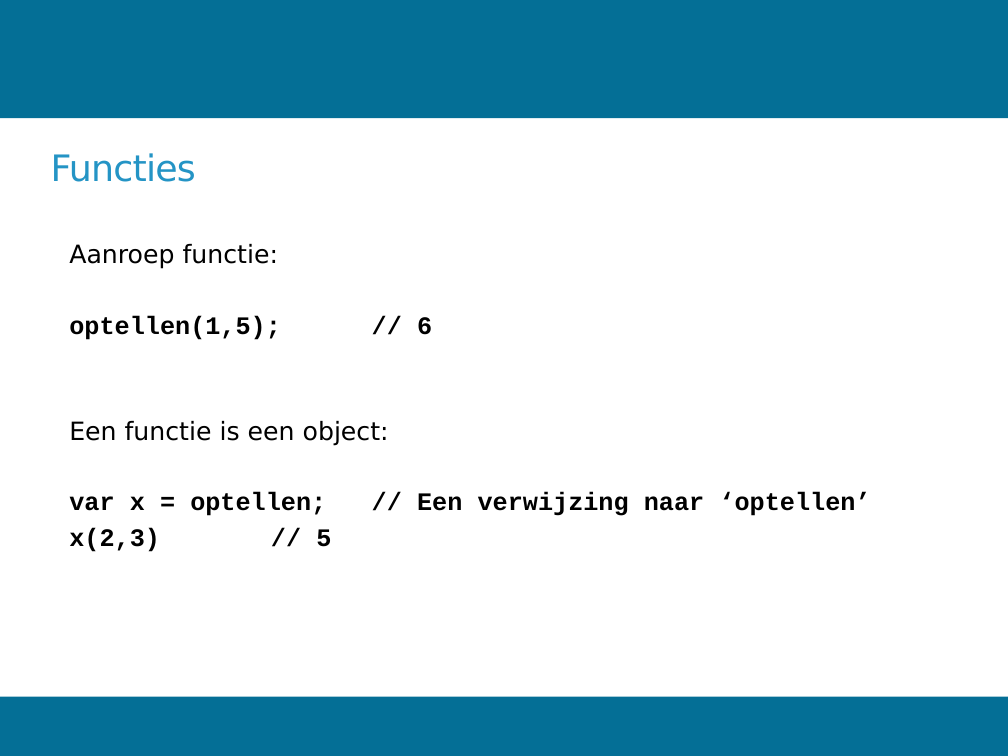
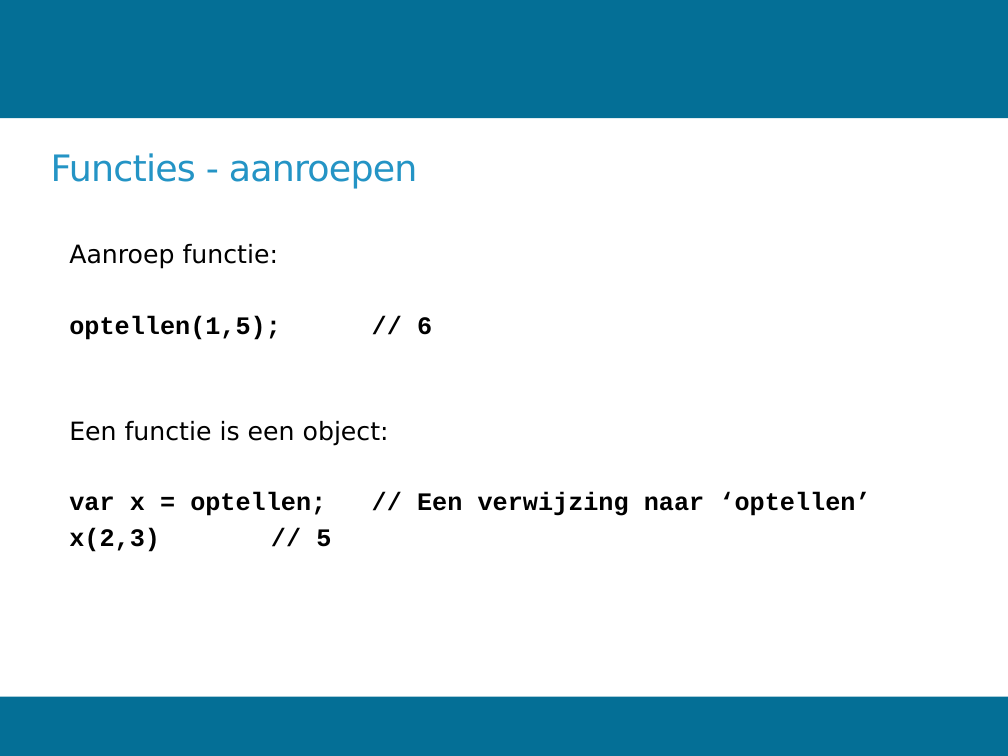
Before and after one commit to Woetjo/introAngular, a slide deck: slide 17 of introJavaScript.pptx (slide 14 before the commit). Drawn at 1008x756 pixels with LibreOffice and Linux fonts; fonts in the diff are those of the drawing; background and template pictures are left out. Boxes give left, top, right and bottom in pixels: in the first picture for what was removed or moved away, otherwise in the second. Text is boxed around its words. In the diff, an @@ line names an element or a change of style, - is before the commit and + after.

```diff
--- a/introJavaScript.pptx
+++ b/introJavaScript.pptx
@@ title at [51, 153, 418, 189]: text changed @@
-Functies
+Functies - aanroepen
```
Also in this commit, not shown: 13 other slides changed, 4 slides added, 1 other file.
